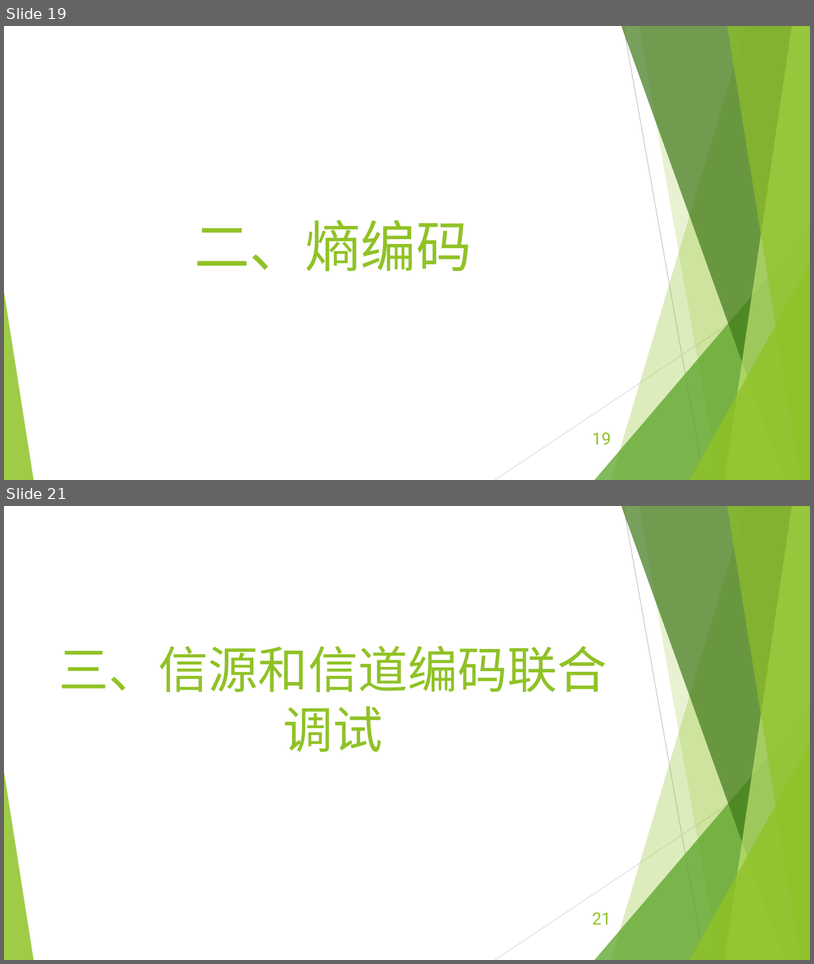
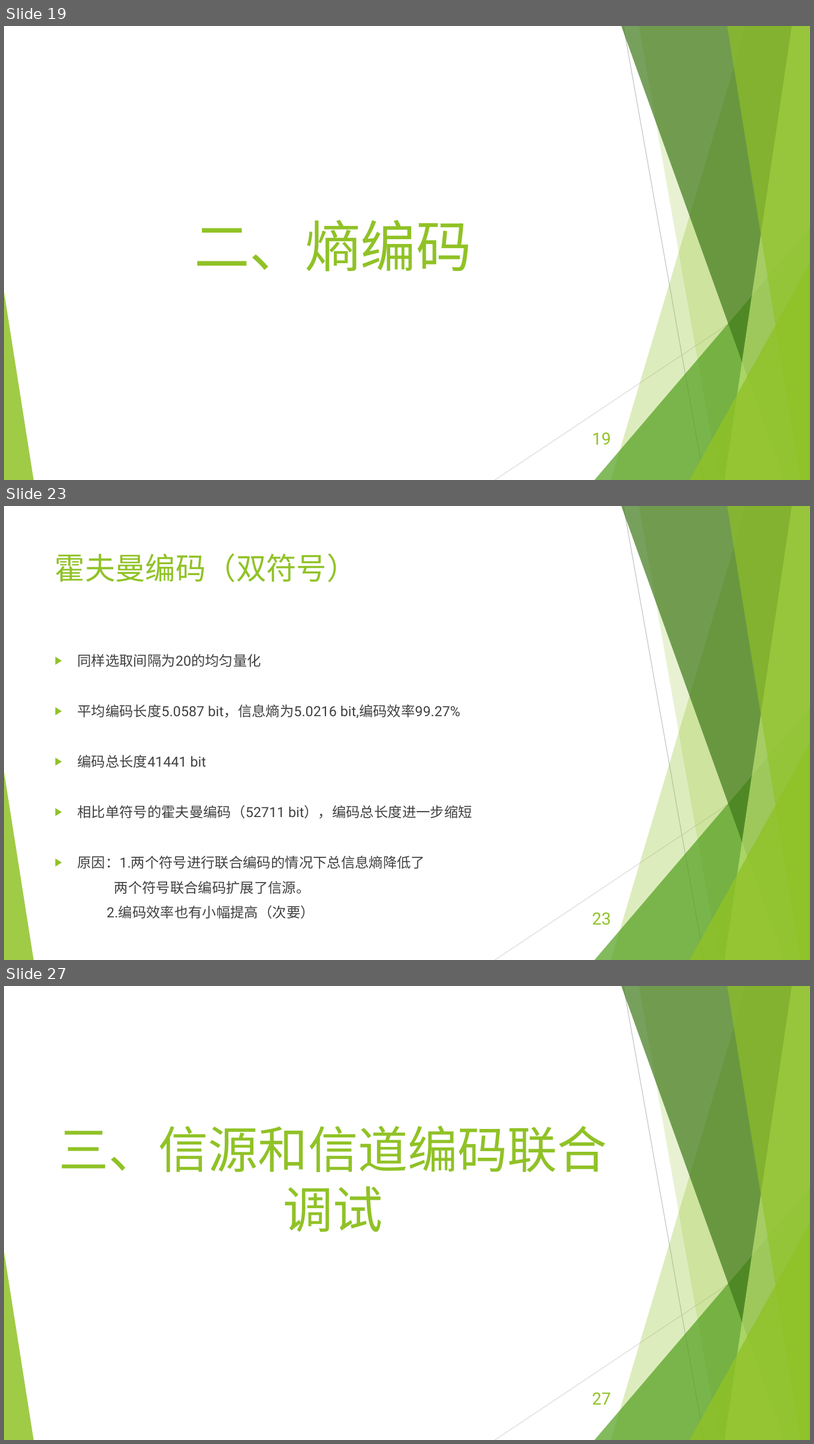
Before and after one commit to EECodingPresentation/project3, a slide deck: 展示报告.pptx. Shown one above the other, each under a label of ours: slides 19 and 21 before the commit, slides 19, 23 and 27 after it; the slides between them are not shown. The pictures are 814x964 and 814x1444 pixels, drawn with LibreOffice and Linux fonts; fonts in the diff are those of the drawing. Boxes give left, top, right and bottom in pixels: in the first picture for what was removed or moved away, otherwise in the second. Text is boxed around its words. In the diff, an @@ line names an element or a change of style, - is before the commit and + after.

Commit message:
修正双符号一个错误，增加计算信息熵

```diff
--- a/展示报告.pptx
+++ b/展示报告.pptx
@@ slide 23 added at bbox=[4, 506, 810, 960], background #FFFFFF; not listed: 10 template elements that a slide beside it also shows @@
@@ title added at bbox=[55, 553, 357, 582], 36 pt, text #90C226 @@
+霍夫曼编码（双符号）
@@ text added at bbox=[78, 654, 473, 918], 16.6 pt, text #404040 @@
+▶ 同样选取间隔为20的均匀量化
+▶ 平均编码长度5.0587 bit，信息熵为5.0216 bit,编码效率99.27%
+▶ 编码总长度41441 bit
+▶ 相比单符号的霍夫曼编码（52711 bit），编码总长度进一步缩短
+▶ 原因：1.两个符号进行联合编码的情况下总信息熵降低了
+两个符号联合编码扩展了信源。
+2.编码效率也有小幅提高（次要）
@@ page number added at bbox=[593, 912, 611, 925], 20 pt, text #90C226 @@
+23
@@ what was slide 21 is now slide 27 @@
@@ page number at bbox=[593, 1392, 611, 1404]: text changed @@
-21
+27
```
Also in this commit, not shown: 6 other slides added, 1 slide removed, 8 other files.
